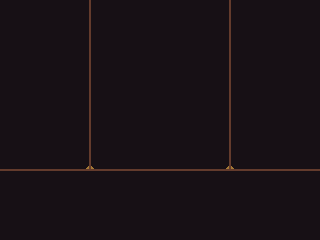
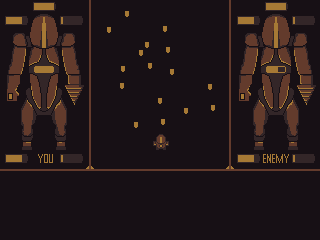
Layer changes from the first 320 x 240 image to the second:
showed "tiny mech" over [153, 134, 169, 150]
showed "text" over [38, 11, 289, 163]
showed "Pasted Layer #1" over [5, 2, 315, 163]
showed "mechs" over [6, 13, 316, 150]
